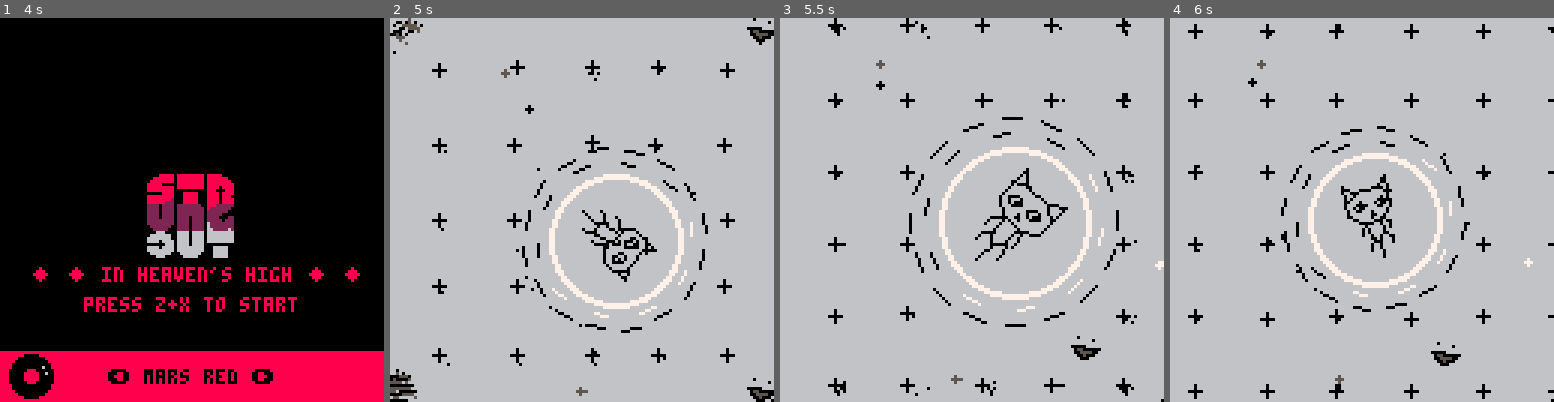
Above: before the commit, frames 1-4 (left to right).
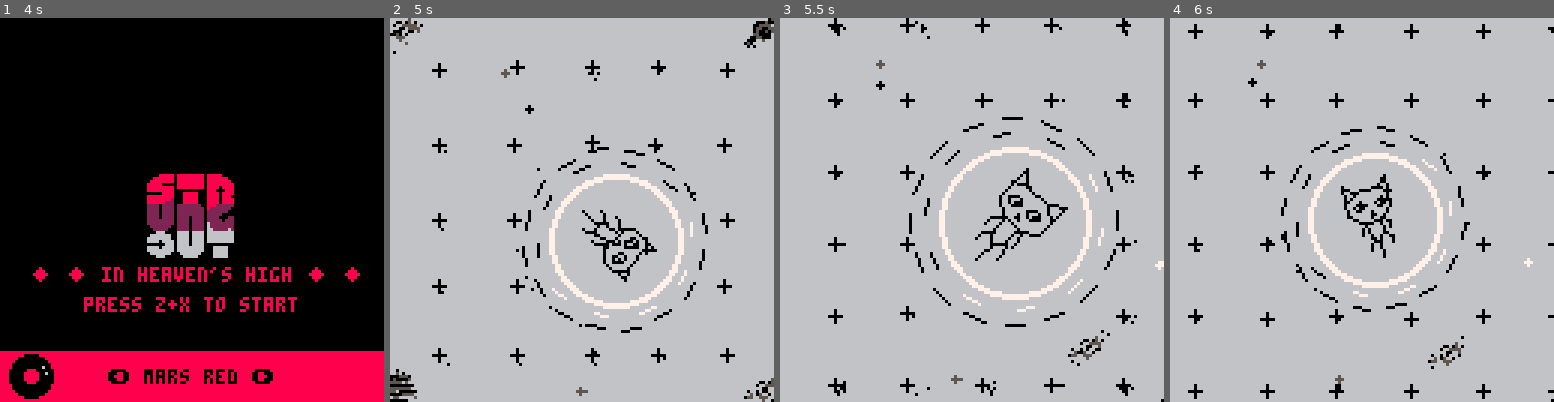
Above: after the commit, the same moments.

Repository: ianmart1n/AGBIC2016
Game: PICO-8 cartridge strungout.p8
Two runs of this game, one before a commit and one after it. Both use one fixed random seed, a clock stepped at 60 frames per second and the inputs below.
Inputs:
- Up to frame 1 (4 s): tap X (X key) at 0.33, 1.07, 1.85, 2.97 s; tap O (Z key) at 0.7, 1.7, 2.1, 2.5, 2.9, 3.3, 3.7 s; hold Right 1.6-2.1 s; hold Up 2.15-2.42 s; hold Right 2.47-3.03 s; hold Left 3.08-3.58 s; hold Down 3.63-3.97 s
- Up to frame 2 (5 s): hold Right 4.02-4.68 s; tap X (X key) at 4.08 s; tap O (Z key) at 4.1, 4.5, 4.9 s; hold Up from 4.73 s (still down)
- Up to frame 3 (5.5 s): release Up at 5.03 s; hold Left from 5.08 s (still down); tap X (X key) at 5.2 s; tap O (Z key) at 5.3 s
- Up to frame 4 (6 s): release Left at 5.68 s; tap O (Z key) at 5.7 s; hold Down from 5.73 s (still down)

Frame 1 is identical in both runs. In frame 2, 0.5% of the frame differs, in the area x 92-100%, y 0-100%; in frame 3, 0.3%; in frame 4, 0.3%.

Commit message:
dynamic map size

Diff:
--- a/strungout.p8
+++ b/strungout.p8
@@ -58,10 +58,12 @@
  cell_gap_h=cell_gap/2
  cell_space=5 -- only cells divisible by cell_space can contain stuff
  cell_full=cell_gap*cell_space
+ map_size=31 -- distance in either direction from center
+
  cells={}
- for x=-32,32 do
+ for x=-map_size,map_size do
   cells[x]={}
- for y=-32,32 do
+ for y=-map_size,map_size do
   local cell={}
   cell.icon=flr(rnd(6))
   cell.x=x
@@ -644,8 +646,8 @@
    -- check for actual cells
    if t%1==0 and
       s%1 == 0 and
-      t == mid(-32,t,32) and
-      s == mid(-32,s,32)
+      t == mid(-map_size,t,map_size) and
+      s == mid(-map_size,s,map_size)
    then
     p.cell = cells
     [flr(t)]
@@ -668,10 +670,10 @@
   cat.cell=cmin
 
   -- out of bounds warning
-  if cat.p[1]+64 < -33*cell_full
-  or cat.p[2]+64 < -33*cell_full
-  or cat.p[1]+64 > 33*cell_full
-  or cat.p[2]+64 > 33*cell_full then
+  if cat.p[1]+64 < -(map_size+1)*cell_full
+  or cat.p[2]+64 < -(map_size+1)*cell_full
+  or cat.p[1]+64 > (map_size+1)*cell_full
+  or cat.p[2]+64 > (map_size+1)*cell_full then
    if not cat.pw then
     cat.pw=true
     say(6,"i should head back")
@@ -793,9 +795,9 @@
  elseif cell.icon == 4 then
   pulse_time=time()
   local i=0
-  local num=#pulses
-  for s=max(-32,cell.x-2),min(32,cell.x+2) do
-  for t=max(-32,cell.y-2),min(32,cell.y+2) do
+  local num=0
+  for s=max(-map_size,cell.x-2),min(map_size,cell.x+2) do
+  for t=max(-map_size,cell.y-2),min(map_size,cell.y+2) do
    i+=1
    if cells[s][t].icon ==4 then
     if s!=0 or t!= 0 then
